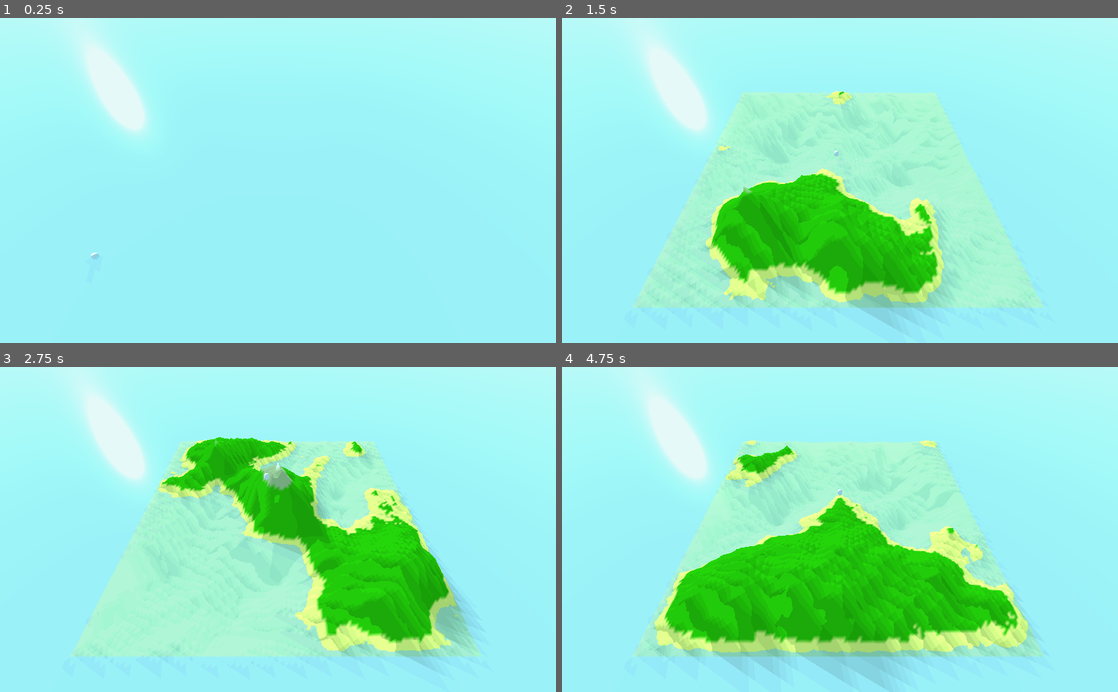
Above: before the commit, frames 1-4 (two rows, left to right).
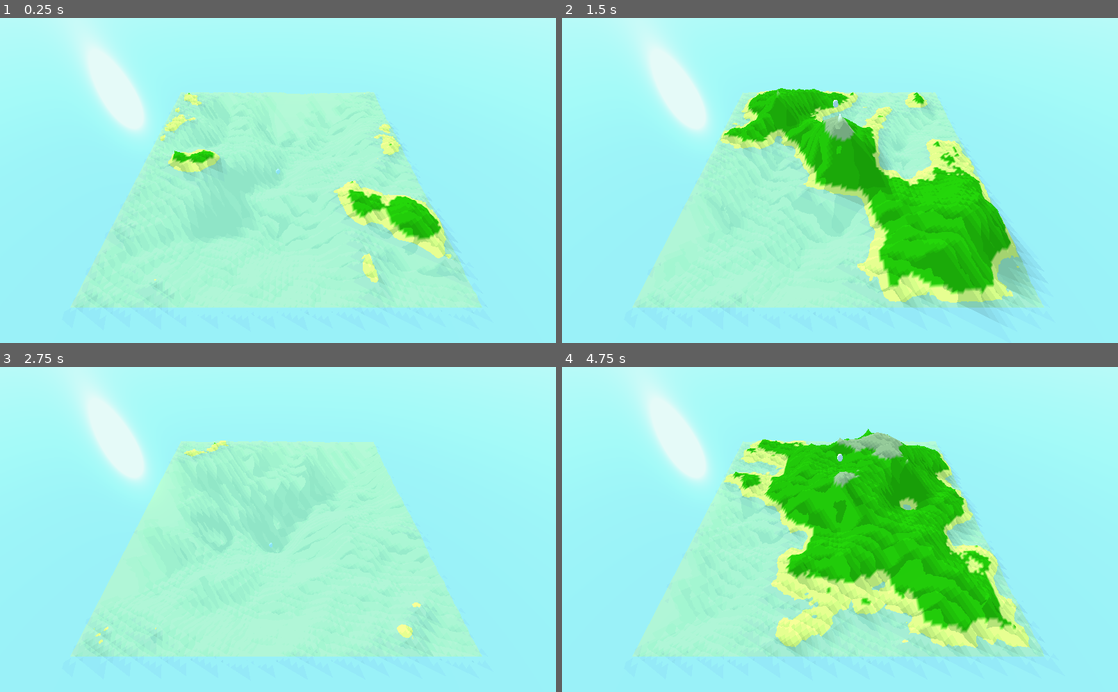
Above: after the commit, the same moments.

Repository: ckaindel/island-generator
Game: Godot game, scene res://Main.tscn
Same seed, same stepped clock (60 frames per second), same inputs: the game is played once before the commit and once after it.
Inputs:
- Up to frame 1 (0.25 s): no input
- Up to frame 2 (1.5 s): tap Enter at 0.5 s; hold Right (ui_right) 0.53-1.28 s; hold J 0.53-1.28 s; tap Space (ui_select) at 0.77, 1.25 s; hold Down (ui_down) from 1.28 s (still down); tap P at 1.35 s
- Up to frame 3 (2.75 s): tap Space (ui_select) at 1.52 s; tap Enter at 2 s; release Down (ui_down) at 2.03 s; hold Right (ui_right) from 2.03 s (still down); hold J from 2.03 s (still down)
- Up to frame 4 (4.75 s): tap Space (ui_select) at 2.75, 3.02, 3.77, 4.25, 4.52 s; release Right (ui_right) at 2.78 s; release J at 2.78 s; hold Up (ui_up) 2.78-3.53 s; tap P at 2.85, 4.35 s; tap Enter at 3.5 s; hold J 3.53-4.28 s; hold Left (ui_left) from 3.53 s (still down)

The runs differ from the first frame. In frame 1, 36% of the frame differs, in the area x 12-87%, y 22-90%; in frame 2, 25%; in frame 3, 18%; in frame 4, 27%.

Commit message:
Update Terrain.gd

Diff:
--- a/Terrain.gd
+++ b/Terrain.gd
@@ -38,6 +38,17 @@
 
 	width = size
 	height = size
+
+	camerastart = Vector3(size/2, size/2+size/8, size/8)
+	camera.set_translation(camerastart)
+
+	diamond_square()
+
+	make_terrain()
+
+	#player is moved to the center of the map
+	playerstart = Vector3(size/2, map[size/2][-size/2]+10, -size/2)
+	player.set_translation(playerstart)
 
 func _input(event):
 
